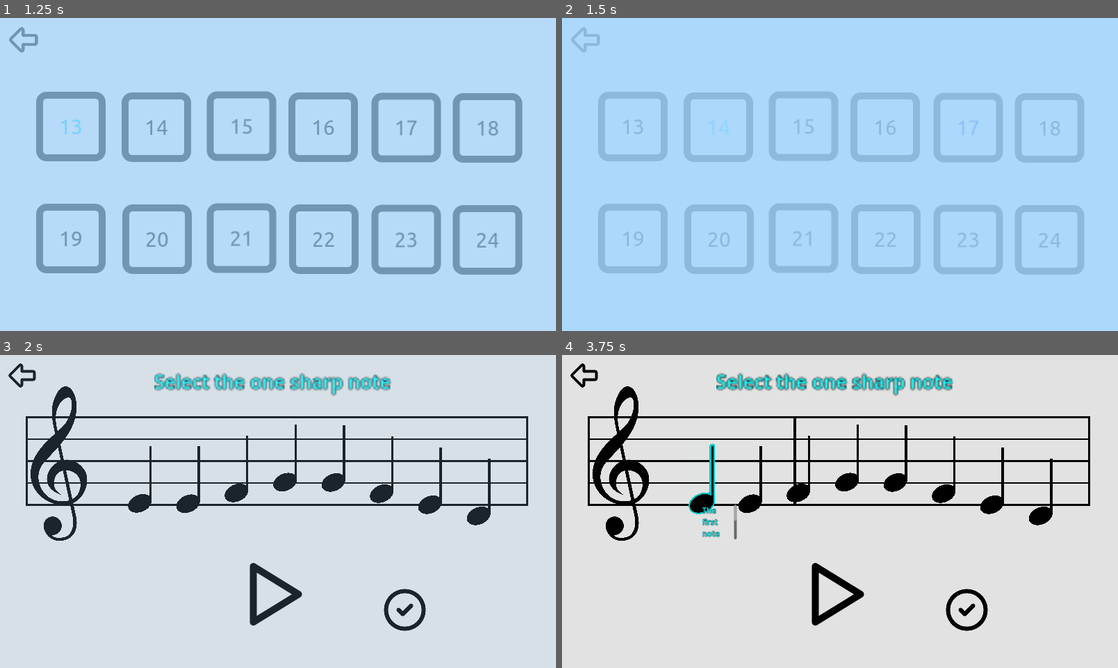
Above: before the commit, frames 1-4 (two rows, left to right).
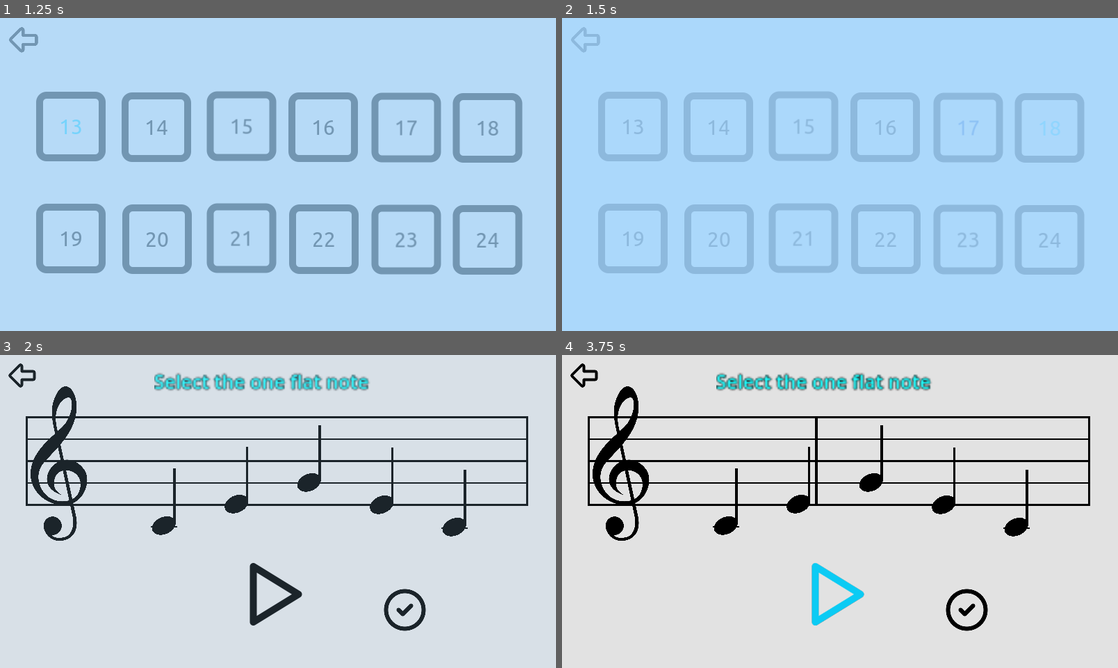
Above: after the commit, the same moments.

Repository: Sniggiho/COMP225-Reluna
Game: Godot game, scene res://Scenes/Tutorial/tutorialScreen.tscn
Same seed, same stepped clock (60 frames per second), same inputs: the game is played once before the commit and once after it. This scene is started directly instead of the project's main scene.
Inputs (mouse positions are in pixels of both pictures, inside the frame that each line leads up to):
- Up to frame 1 (1.25 s): click (528, 302) at 0.5 s
- Up to frame 2 (1.5 s): tap Enter (ui_accept) at 1.25 s; move the mouse to (962, 158) at 1.27 s; hold Right (ui_right) from 1.28 s (still down); hold Space (play) from 1.28 s (still down)
- Up to frame 3 (2 s): keep holding Right (ui_right); keep holding Space (play); tap Enter (ui_accept) at 1.52 s
- Up to frame 4 (3.75 s): release Right (ui_right) at 2 s; release Space (play) at 2 s; click (834, 592) at 2 s; click (834, 592) at 2.75 s; click (701, 505) at 3.52 s

Frame 1 is identical in both runs. In frame 2, less than 0.1% of the frame differs, in the area x 26-90%, y 32-38%; in frame 3, 3.5%; in frame 4, 4.7%, in the area x 22-89%, y 5-87%.

Commit message:
Made mouse grab focus on tutorial button

Diff:
--- a/Project/Scenes/TutorialButton/tutorialButton.gd
+++ b/Project/Scenes/TutorialButton/tutorialButton.gd
@@ -21,3 +21,7 @@
 	SceneTransition.change_scene("res://Scenes/firstScene.tscn")
 
 	GLevelData.printValues()
+
+
+func _on_mouse_entered():
+	grab_focus()
--- a/Project/Scenes/TutorialButton/tutorialButton.tscn
+++ b/Project/Scenes/TutorialButton/tutorialButton.tscn
@@ -17,4 +17,5 @@
 icon_alignment = 1
 script = ExtResource("2_1pyx0")
 
+[connection signal="mouse_entered" from="." to="." method="_on_mouse_entered"]
 [connection signal="pressed" from="." to="." method="_on_pressed"]
